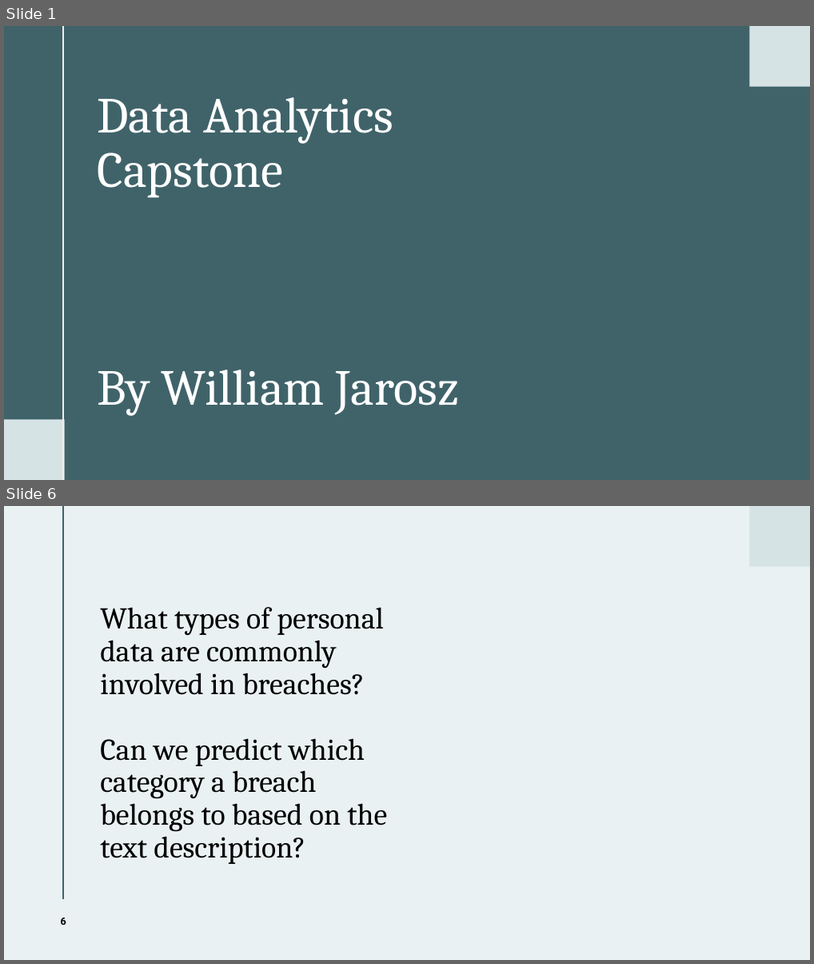
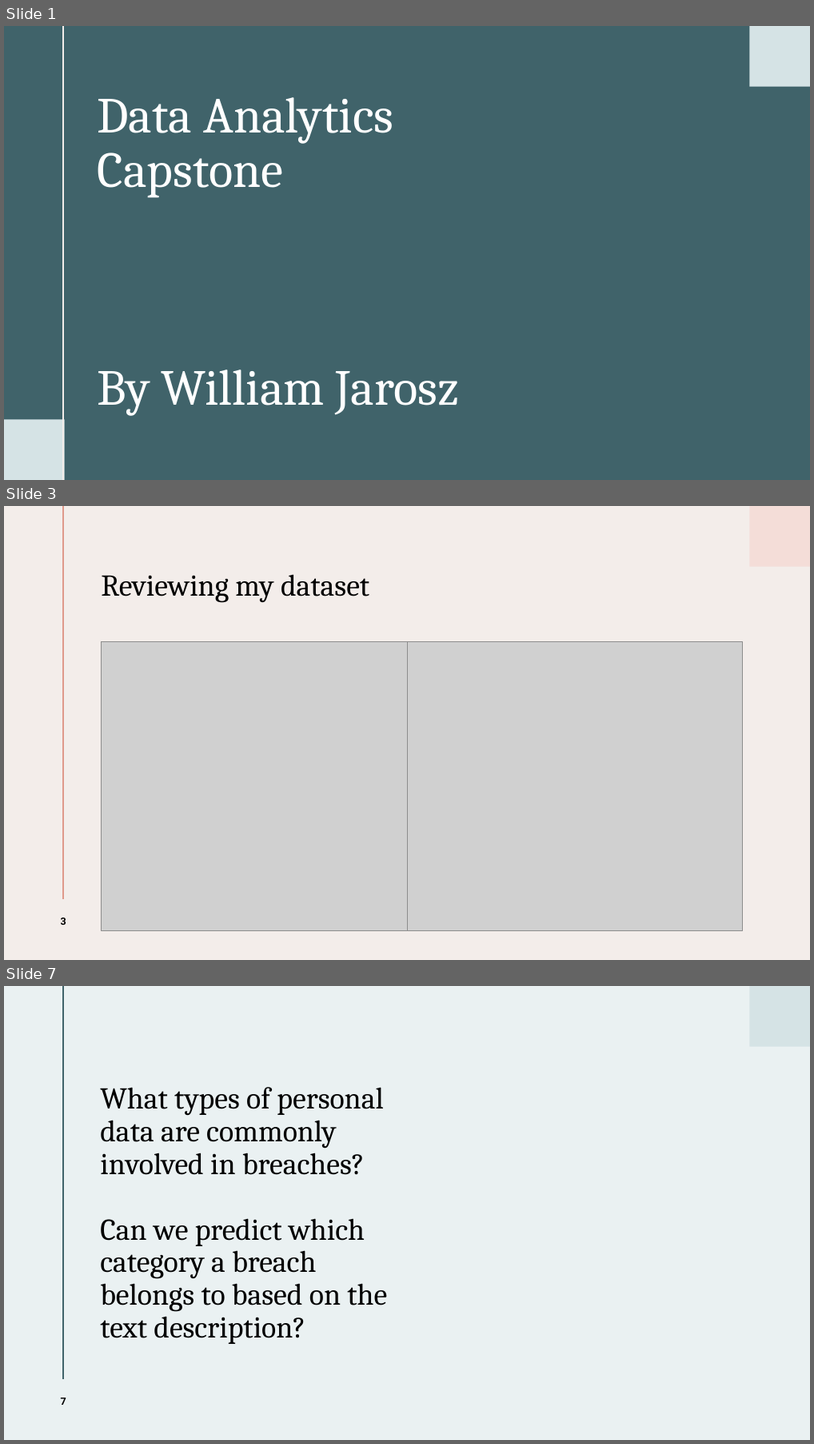
Before and after one commit to wjarosz0001/CIT-4105-DE1, a slide deck: CIT-4105-DE1 Powerpoint.pptm. Shown one above the other, each under a label of ours: slides 1 and 6 before the commit, slides 1, 3 and 7 after it; the slides between them are not shown. The pictures are 814x964 and 814x1444 pixels, drawn with LibreOffice and Linux fonts; fonts in the diff are those of the drawing; grey boxes stand for pictures. Boxes give left, top, right and bottom in pixels: in the first picture for what was removed or moved away, otherwise in the second. Text is boxed around its words. In the diff, an @@ line names an element or a change of style, - is before the commit and + after.

```diff
--- a/CIT-4105-DE1 Powerpoint.pptm
+++ b/CIT-4105-DE1 Powerpoint.pptm
@@ slide 3 added at (4,506,810,960), background #F3EDEA @@
@@ line added from (63, 506) to (63, 900), #DF998B 1.5 pt @@
@@ rectangle added at (750,506,810,567), fill #F4DDD8 @@
@@ title added at (101,574,370,603), 36 pt, text #000000 @@
+Reviewing my dataset
@@ picture added at (102,641,407,930) @@
@@ picture added at (407,641,743,930) @@
@@ page number added at (61,917,66,924), 12 pt, text #000000, bold @@
+3
@@ what was slide 6 is now slide 7 @@
@@ page number at (61,1397,66,1404): text changed @@
-6
+7
```
Also in this commit, not shown: 2 slides changed, 2 other slides added, 2 slides removed.
